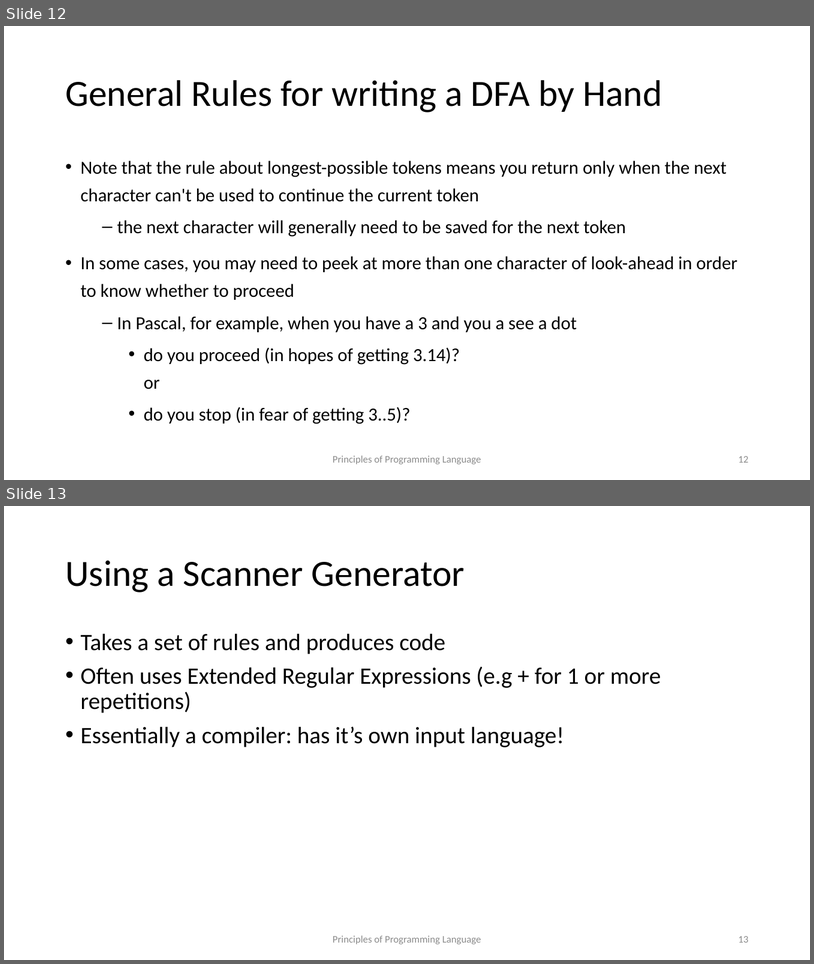
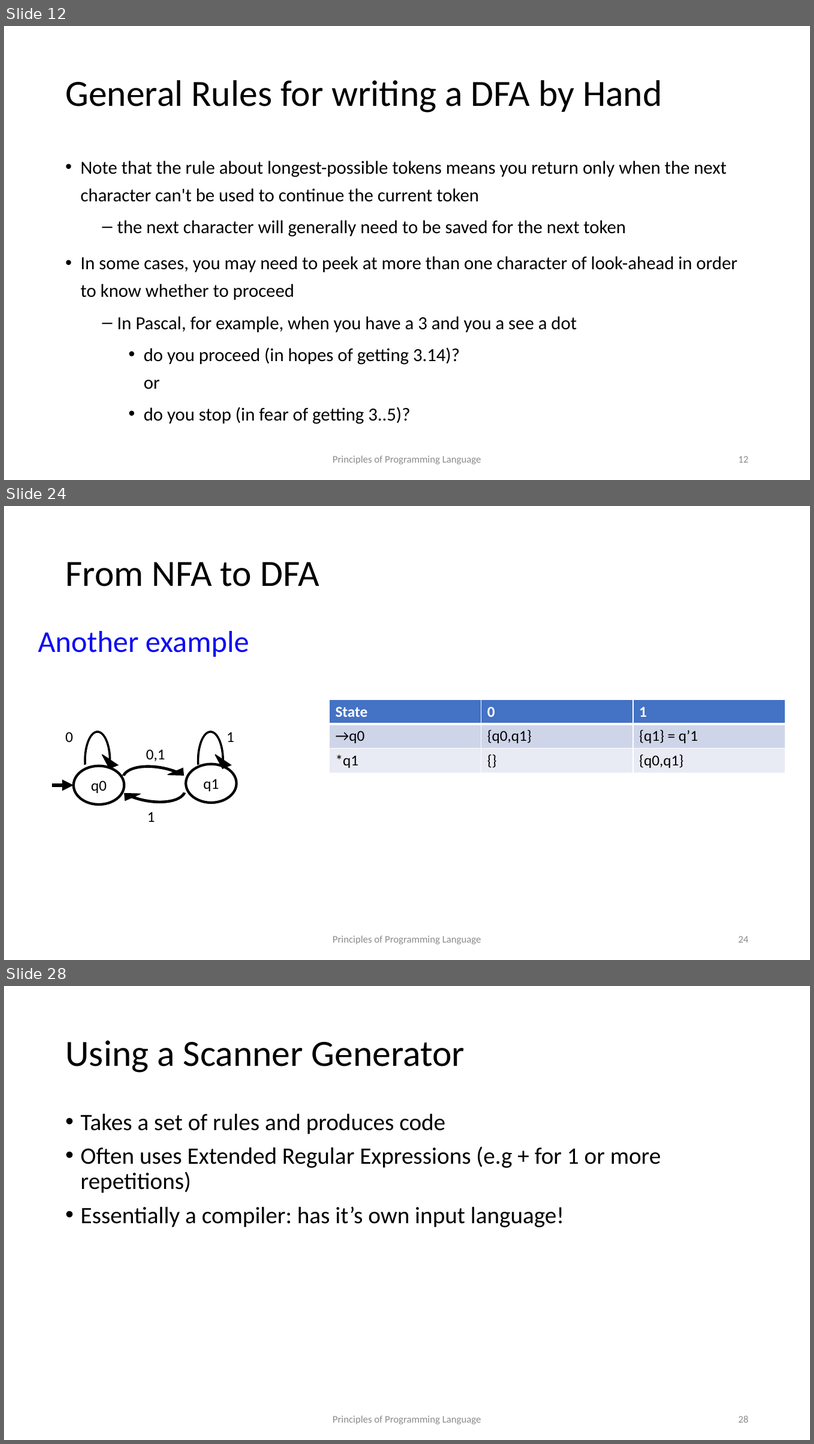
Before and after one commit to kongm/pl-design, a slide deck: scanning.pptx. Shown one above the other, each under a label of ours: slides 12 and 13 before the commit, slides 12, 24 and 28 after it; the slides between them are not shown. The pictures are 814x964 and 814x1444 pixels, drawn with LibreOffice and Linux fonts; fonts in the diff are those of the drawing. Boxes give left, top, right and bottom in pixels: in the first picture for what was removed or moved away, otherwise in the second. Text is boxed around its words. In the diff, an @@ line names an element or a change of style, - is before the commit and + after.

```diff
--- a/scanning.pptx
+++ b/scanning.pptx
@@ slide 24 added at (4, 506, 810, 960), background #FFFFFF @@
@@ title added at (65, 562, 319, 586), 44 pt, text #000000 @@
+From NFA to DFA
@@ text added at (38, 631, 249, 657), 36 pt, text #0D09F4 @@
+Another example
@@ table added at (329, 699, 785, 773), 3 rows, 3 columns @@
+State | 0 | 1
+→q0 | {q0,q1} | {q1} = q’1
+*q1 | {} | {q0,q1}
@@ text added at (65, 732, 73, 742), 18 pt, text #000000 @@
+0
@@ circular arrow added at (75, 722, 119, 798), fill #000000, outline #000000 1 pt @@
@@ circular arrow added at (189, 722, 232, 798), fill #000000, outline #000000 1 pt @@
@@ text added at (227, 732, 234, 742), 18 pt, text #000000 @@
+1
@@ circular arrow added at (97, 749, 198, 818), fill #000000, outline #000000 1 pt @@
@@ circular arrow added at (110, 751, 211, 820), fill #000000, outline #000000 1 pt @@
@@ text added at (146, 749, 165, 761), 18 pt, text #000000 @@
+0,1
@@ ellipse added at (74, 766, 125, 804), outline #000000 3 pt, 18 pt, text #000000 @@
+q0
@@ ellipse added at (186, 764, 237, 802), outline #000000 3 pt, 18 pt, text #000000 @@
+q1
@@ arrow added from (53, 785) to (74, 785), #000000 4.5 pt @@
@@ text added at (147, 811, 155, 822), 18 pt, text #000000 @@
+1
@@ text added at (333, 935, 482, 944), 12 pt, text #8C8C8C @@
+Principles of Programming Language
@@ page number added at (738, 936, 749, 942), 12 pt, text #8C8C8C @@
+24
@@ what was slide 13 is now slide 28 @@
@@ page number at (738, 1415, 749, 1422): text changed @@
-13
+28
```
Also in this commit, not shown: 15 other slides added, 2 other files.
